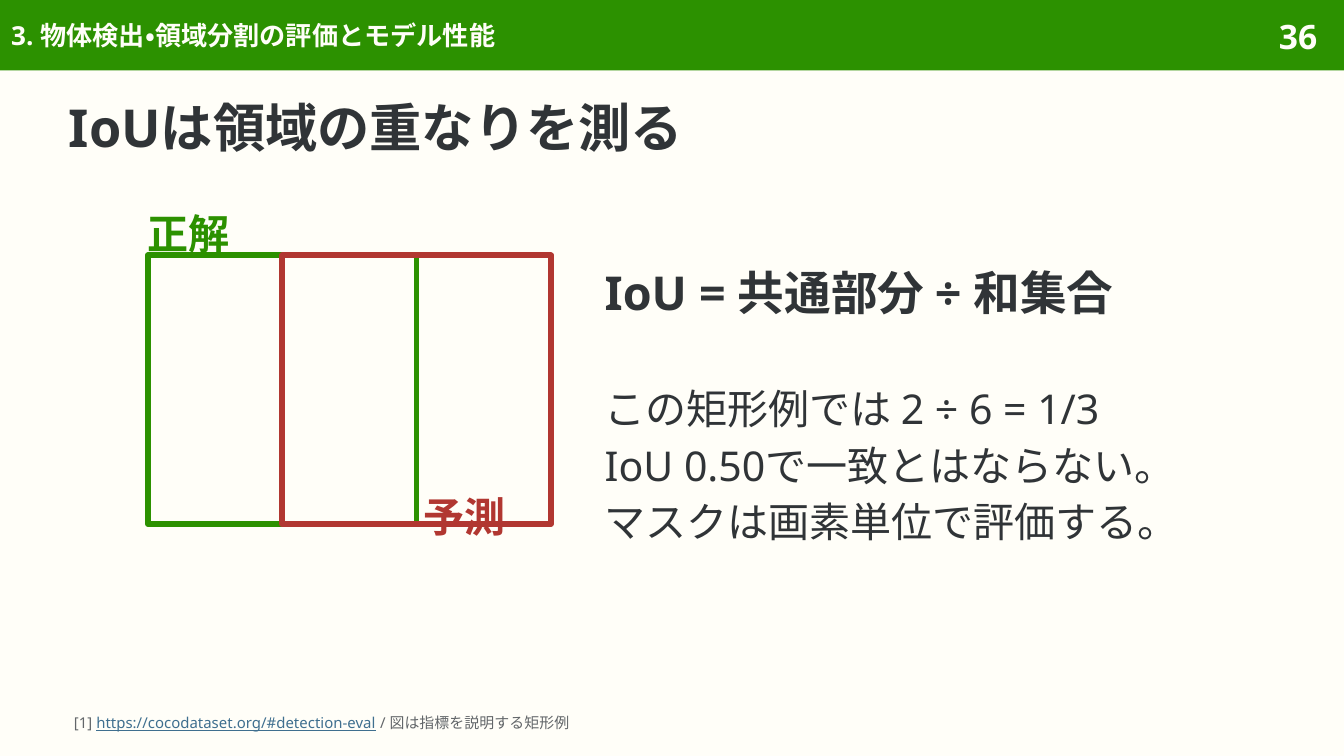
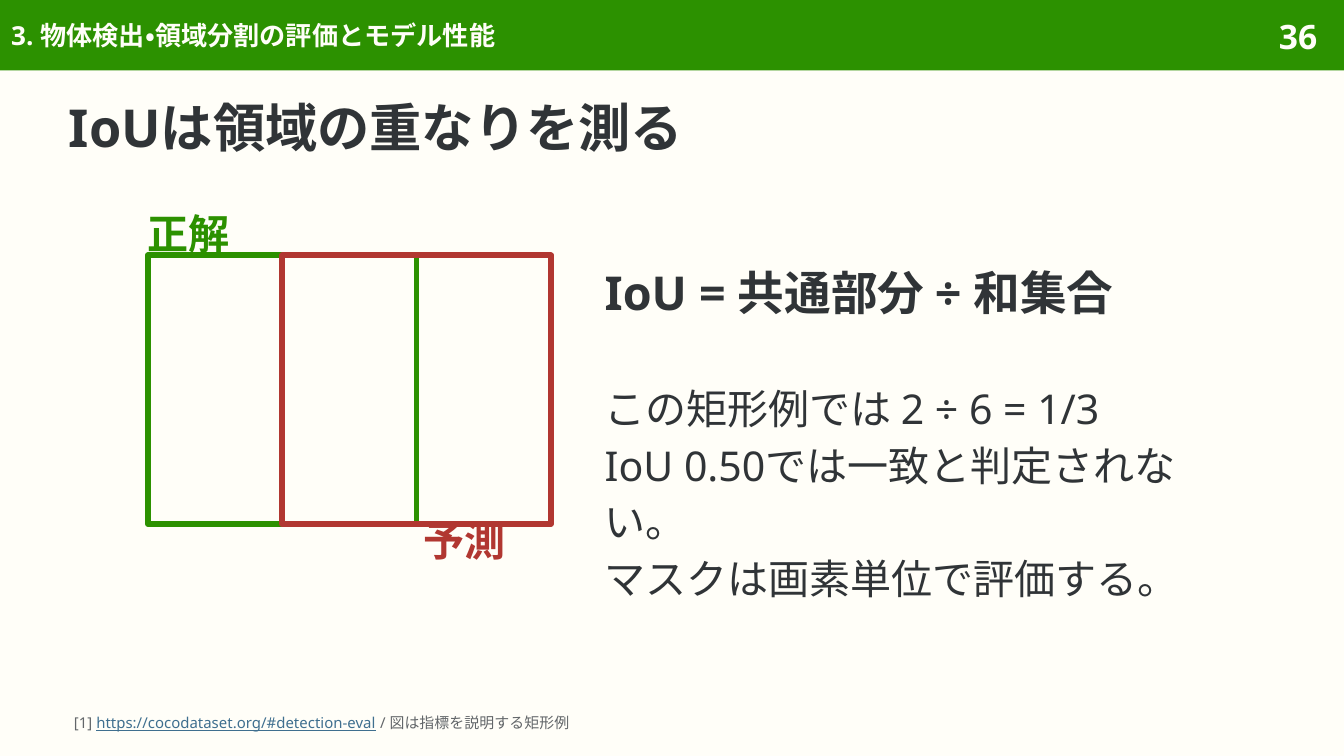
Before and after one commit to sasakiy84/datasets-in-10-minutes, a slide deck: slide 36 of slides/datasets-in-10-minutes-coco.pptx. Drawn at 1344x756 pixels with LibreOffice and Linux fonts; fonts in the diff are those of the drawing. Boxes give left, top, right and bottom in pixels: in the first picture for what was removed or moved away, otherwise in the second. Text is boxed around its words. In the diff, an @@ line names an element or a change of style, - is before the commit and + after.

```diff
--- a/slides/datasets-in-10-minutes-coco.pptx
+++ b/slides/datasets-in-10-minutes-coco.pptx
@@ text at (605, 446, 1175, 540): text changed @@
-IoU 0.50で一致とはならない。
+IoU 0.50では一致と判定されない。
@@ text "予測": place and size @@
-text "予測" at (423, 497, 505, 536)
+text "予測" at (423, 521, 505, 560)
```
Also in this commit, not shown: 10 other slides changed, 7 other files.
